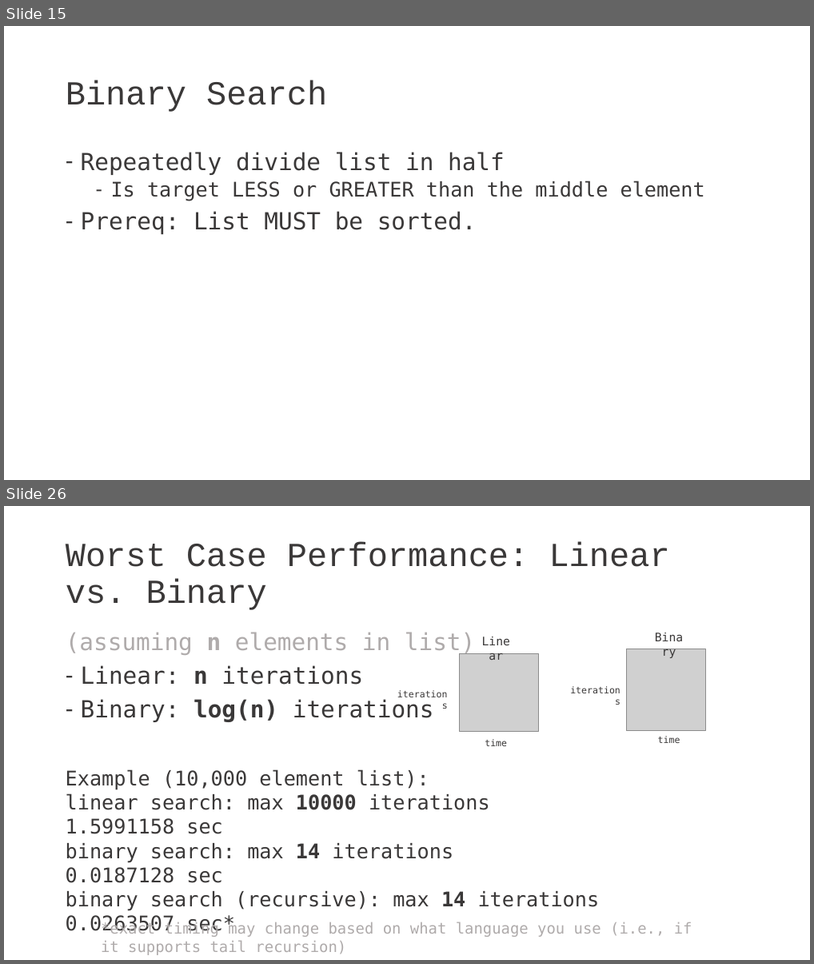
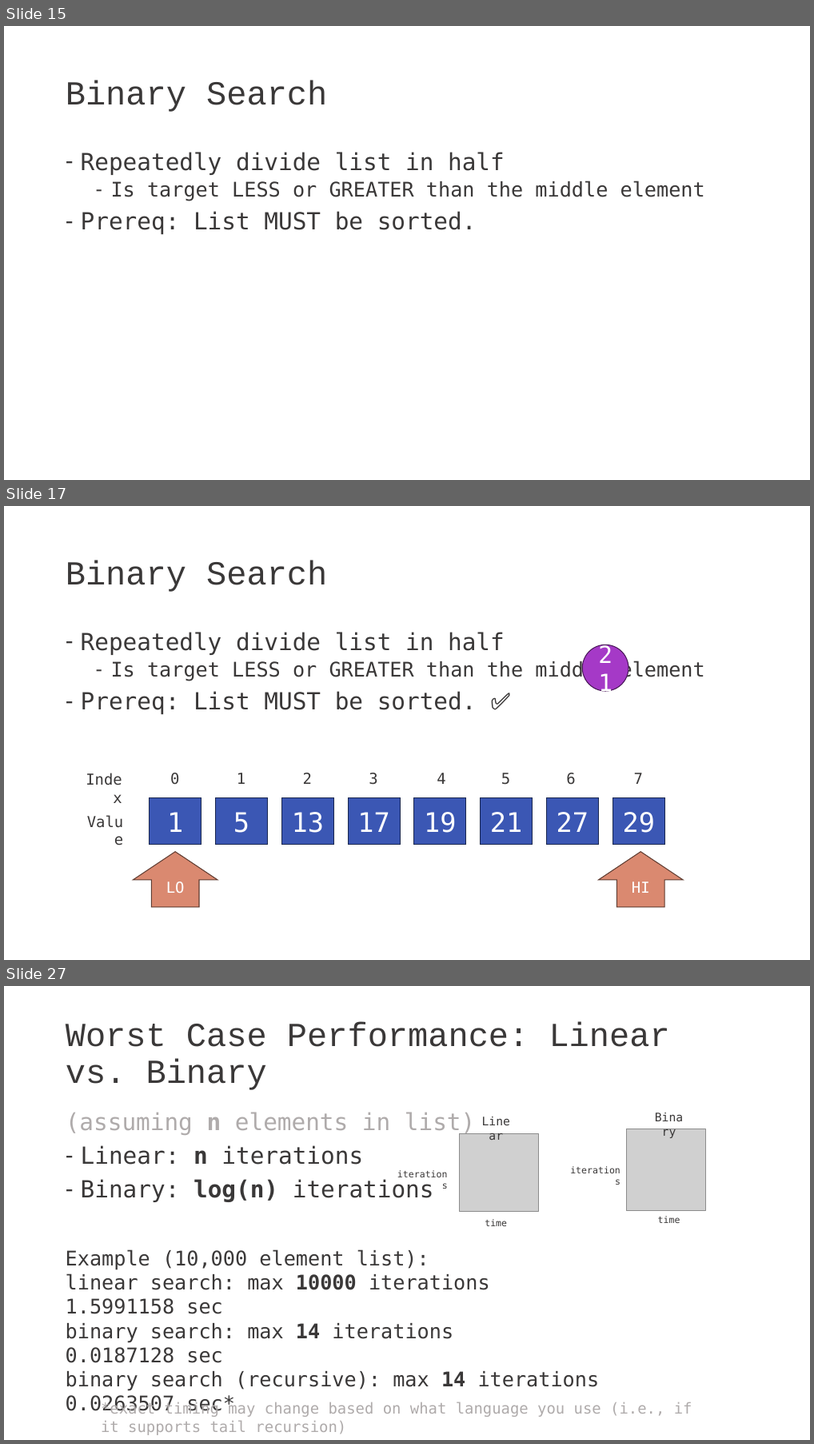
Before and after one commit to bridger-herman/search-lecture, a slide deck: SearchLecture.pptx. Shown one above the other, each under a label of ours: slides 15 and 26 before the commit, slides 15, 17 and 27 after it; the slides between them are not shown. The pictures are 814x964 and 814x1444 pixels, drawn with LibreOffice and Linux fonts; fonts in the diff are those of the drawing; grey boxes stand for pictures. Boxes give left, top, right and bottom in pixels: in the first picture for what was removed or moved away, otherwise in the second. Text is boxed around its words. In the diff, an @@ line names an element or a change of style, - is before the commit and + after.

```diff
--- a/SearchLecture.pptx
+++ b/SearchLecture.pptx
@@ slide 17 added at (x1=4, y1=506, x2=810, y2=960), background #FFFFFF @@
@@ title added at (x1=66, y1=560, x2=327, y2=592), 40 pt, text #3A3838 @@
+Binary Search
@@ text added at (x1=81, y1=632, x2=706, y2=714), 28 pt, text #3A3838 @@
+– Repeatedly divide list in half
+  – Is target LESS or GREATER than the middle element
+– Prereq: List MUST be sorted. ✅
@@ ellipse added at (x1=583, y1=644, x2=629, y2=691), fill #A539C7, outline #481957 1 pt, 28 pt, text #FFFFFF @@
+21
@@ text added at (x1=80, y1=767, x2=129, y2=791), 18 pt, text #3A3838 @@
+Index
@@ text added at (x1=170, y1=772, x2=179, y2=784), 18 pt, text #3A3838 @@
+0
@@ text added at (x1=237, y1=772, x2=246, y2=784), 18 pt, text #3A3838 @@
+1
@@ text added at (x1=303, y1=772, x2=312, y2=784), 18 pt, text #3A3838 @@
+2
@@ text added at (x1=369, y1=772, x2=378, y2=784), 18 pt, text #3A3838 @@
+3
@@ text added at (x1=437, y1=772, x2=446, y2=784), 18 pt, text #3A3838 @@
+4
@@ text added at (x1=502, y1=772, x2=510, y2=784), 18 pt, text #3A3838 @@
+5
@@ text added at (x1=566, y1=772, x2=575, y2=784), 18 pt, text #3A3838 @@
+6
@@ text added at (x1=634, y1=772, x2=643, y2=784), 18 pt, text #3A3838 @@
+7
@@ text added at (x1=80, y1=809, x2=130, y2=833), 18 pt, text #3A3838 @@
+Value
@@ rectangle added at (x1=149, y1=798, x2=202, y2=844), fill #3B57B4, outline #1A264F 1 pt, 32 pt, text #FFFFFF @@
+1
@@ rectangle added at (x1=216, y1=798, x2=268, y2=844), fill #3B57B4, outline #1A264F 1 pt, 32 pt, text #FFFFFF @@
+5
@@ rectangle added at (x1=282, y1=798, x2=334, y2=844), fill #3B57B4, outline #1A264F 1 pt, 32 pt, text #FFFFFF @@
+13
@@ rectangle added at (x1=348, y1=798, x2=400, y2=844), fill #3B57B4, outline #1A264F 1 pt, 32 pt, text #FFFFFF @@
+17
@@ rectangle added at (x1=414, y1=798, x2=466, y2=844), fill #3B57B4, outline #1A264F 1 pt, 32 pt, text #FFFFFF @@
+19
@@ rectangle added at (x1=481, y1=798, x2=533, y2=844), fill #3B57B4, outline #1A264F 1 pt, 32 pt, text #FFFFFF @@
+21
@@ rectangle added at (x1=546, y1=798, x2=598, y2=844), fill #3B57B4, outline #1A264F 1 pt, 32 pt, text #FFFFFF @@
+27
@@ rectangle added at (x1=613, y1=798, x2=666, y2=844), fill #3B57B4, outline #1A264F 1 pt, 32 pt, text #FFFFFF @@
+29
@@ up arrow added at (x1=134, y1=852, x2=218, y2=907), fill #DA8970, outline #603C31 1 pt, 18 pt, text #FFFFFF @@
+LO
@@ up arrow added at (x1=599, y1=852, x2=684, y2=907), fill #DA8970, outline #603C31 1 pt, 18 pt, text #FFFFFF @@
+HI
@@ what was slide 26 is now slide 27 @@
```
Also in this commit, not shown: 11 slides changed, 2 other files.
